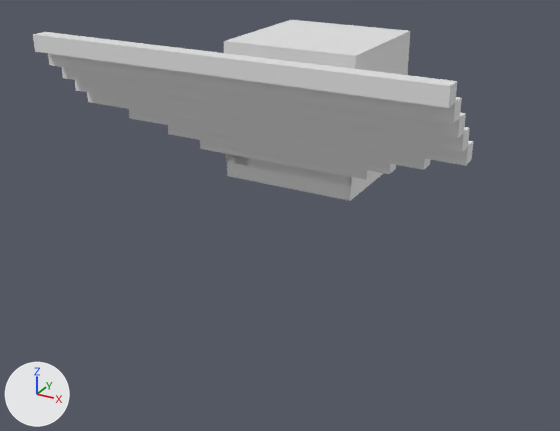
Renders of the Blender file Assets/Meshes/AnimatedWorld_02.blend from each side of a commit.
Camera for both pictures: a camera (50 mm lens) standing at (8.86, -20.05, 7.41) and looking at (-0.22, -3.54, -0.84). Every picture has the same lights, and +X, +Y and +Z are marked at lower left.

The first picture shows 'Ceiling', 'Door 1', 'Door 2', 'Walls', 'Whole Stairs'.
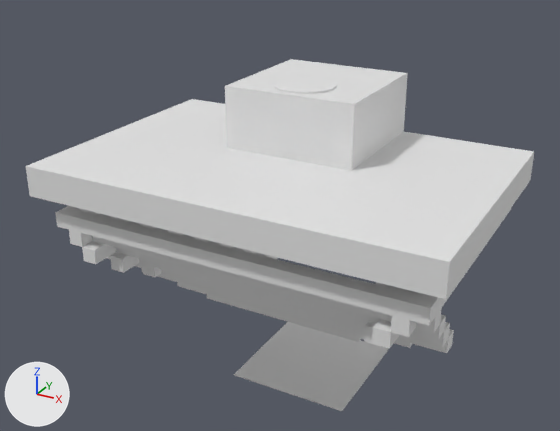
ob_backstairs_offset is not drawn itself; it is used by a modifier of ob_whole_stairs.
ob_stair_bool is not drawn itself; it is used by a modifier of ob_whole_stairs.

What changed in the scene script:
```text
Add me_cube_013:
    me_cube_013.from_pydata(...)  # 16 vertices, 10 faces; spans x -0.4..0.4, y -0.8..0.0, z 0.0..0.8
Add me_cube_007:
    me_cube_007.from_pydata(...)  # 309 vertices, 182 faces; spans x -5.0..5.0, y -6.8..0.0, z 0.8..4.0
Change ob_ceiling:
    ob_ceiling.location: (0.0, 0.0, 3.6) -> (0.0, 0.0, 2.46)
Change ob_walls:
    ob_walls.scale: (1.0, 1.0, 1.0) -> (1.0, 1.0, 0.683)
Remove ob_backstairs_offset:
    ob_backstairs_offset = bpy.data.objects.new('BackStairs Offset', None)
    ob_backstairs_offset.location = (0.0, 0.0, 0.0)
    ob_backstairs_offset.scale = (1.3, 1.0, 1.0)
Remove ob_whole_stairs:
    ob_whole_stairs = bpy.data.objects.new('Whole Stairs', me_cube_020)
    ob_whole_stairs.location = (0.0, 0.0, 0.0)
    _m = ob_whole_stairs.modifiers.new('Array', 'ARRAY')
    _m.count = 10
    _m.relative_offset_displace = (0.0, -1.0, 1.0)
    _m.use_object_offset = True
    _m.offset_object = ob_backstairs_offset
    _m = ob_whole_stairs.modifiers.new('Boolean', 'BOOLEAN')
    _m.operation = 'UNION'
    _m.operand_type = 'COLLECTION'
    _m = ob_whole_stairs.modifiers.new('Boolean.001', 'BOOLEAN')
    _m.object = ob_stair_bool
    _m.operation = 'INTERSECT'
Remove ob_stair_bool:
    ob_stair_bool = bpy.data.objects.new('Stair Bool', me_cube_021)
    ob_stair_bool.location = (0.0, 0.0, 0.0)
    ob_stair_bool.scale = (1.32, 0.895, 0.605)
    ob_stair_bool.hide_set(True)
Change ob_door_1:
    ob_door_1.location: (-0.8, -2.61, 3.6) -> (-0.8, -2.61, 2.46)
Change ob_hole_001:
    ob_hole_001.location: (0.0, -2.61, 3.6) -> (0.0, 0.0, 0.0)
    remove ob_hole_001.hide_set(True)
Change ob_door_2:
    ob_door_2.location: (0.8, -2.61, 3.6) -> (0.8, -2.61, 2.46)
Add ob_ceilingwithouthole:
    ob_ceilingwithouthole = bpy.data.objects.new('CeilingWithoutHole', me_cube_015.copy())  # the mesh of ob_ceiling
    ob_ceilingwithouthole.location = (0.0, 0.0, -6.4)
    _m = ob_ceilingwithouthole.modifiers.new('Solidify', 'SOLIDIFY')
    _m.thickness = 0.005
Add ob_twostepsplane:
    ob_twostepsplane = bpy.data.objects.new('TwoStepsPlane', me_cube_013)
    ob_twostepsplane.location = (0.0, 0.0, 0.0)
    ob_twostepsplane.scale = (13.5, 9.0, 1.0)
Add ob_extra_stairs:
    ob_extra_stairs = bpy.data.objects.new('Extra Stairs', me_cube_007)
    ob_extra_stairs.location = (0.0, 0.0, -4.51)
```

What differs and where, as boxes (x1, y1, x2, y2) in the pictures (560 x 431 px):
'TwoStepsPlane', added: after (26, 99, 534, 299)
'Whole Stairs', deleted: before (33, 32, 474, 186)
'Extra Stairs', added: after (55, 206, 511, 353)
'Walls', rescaled: before (224, 20, 410, 201); after (225, 73, 408, 171)
'CeilingWithoutHole', added: after (234, 322, 389, 411)
'Ceiling', moved, reshaped (24% taller): before (225, 20, 409, 56); after (226, 59, 407, 104)
'Hole.001', shown: after (274, 77, 336, 94)
'Door 2', moved (not visible afterwards): before (291, 36, 338, 48)
'Door 1', moved (not visible afterwards): before (274, 35, 318, 47)
